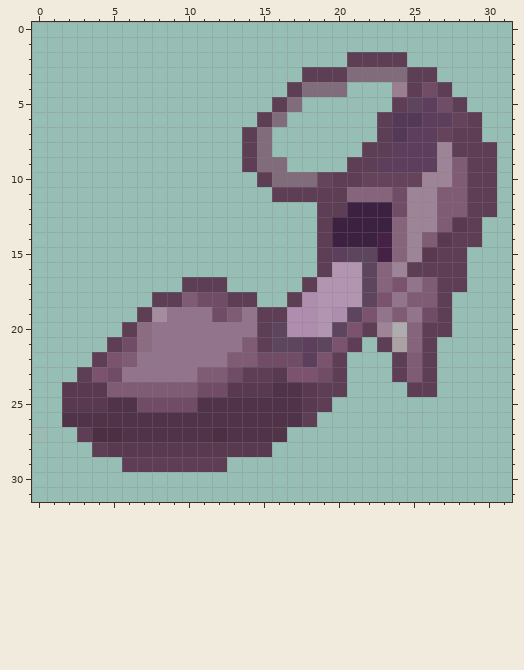
Pixel-art sprite, stored at media/textures/item_FancyShoesPink.png. Above: the version before the commit.
The file is 32x32 pixels. Pixels under 10% opacity are left out. Colours within 5 levels of each other are drawn and written as one.
New version:
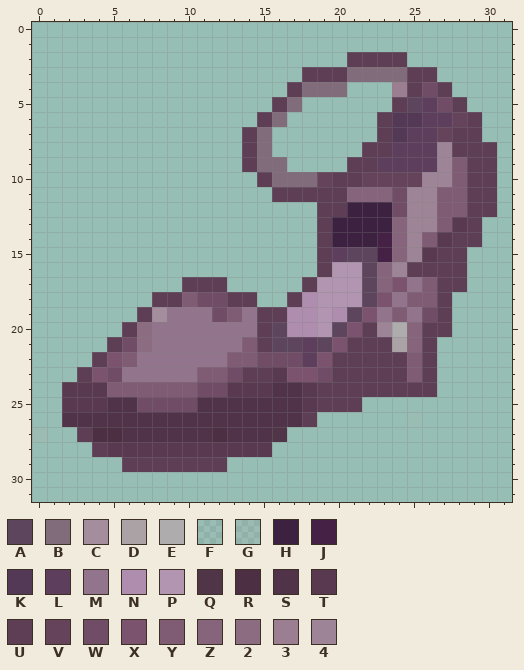
Palette (. is transparent): A #5d465d  B #816c7b  C #a48d9d  D #aba2a6fd  E #aeacadfe  F #aeaeae21  G #aeaeae30  H #3d2141  J #442145  K #533955  L #5d3e5d  M #92748c  N #ae8dae  P #b295b0  Q #4c2f42f4  R #4c2f42  S #503348  T #59394f  U #5d3e55  V #65435a  W #704c66  X #7b536e  Y #7f5b74  Z #86657c  2 #8b6c81  3 #9b7e92  4 #9d8496
Edits made:
The author put colour U in row 21 at x 22; in rows 22 to 23 at x 21 to 23; in row 24 at x 21 to 24; in row 25 at x 20 to 21.
Where, in picture pixels (left, top, right, bottom), the same in both pictures:
added: (332, 337, 407, 412)
